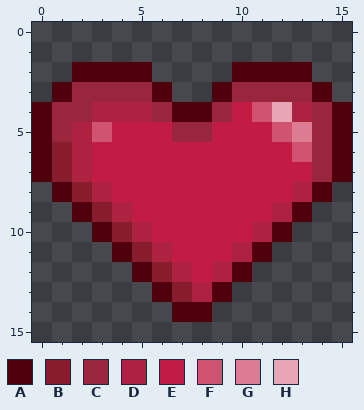
A pixel-art sprite gets an edit: assets/HD/heart_small.png. The picture above was drawn from the file before the commit.
The file is 320x320 pixels, drawn in blocks of 20x20; one block is one cell here.
Palette (. is transparent): A #50000c  B #861c2c  C #99263d  D #ac2240  E #c21c44  F #d05371  G #db7c93  H #e7a5b5
Pixels before, first column x 0:
 2 ..AAAA....AAAA..
 3 .ACCCCA..ACCCCA.
 4 ACCDDDCAACEFHDCA
 5 ACDFEEECCEEEFGCA
 6 ABDEEEEEEEEEEFCA
 7 ABDEEEEEEEEEEECA
 8 .ABDEEEEEEEEEDA.
 9 ..ABDEEEEEEEDA..
10 ...ABDEEEEEDA...
11 ....ABDEEEDA....
12 .....ABDEDA.....
13 ......ABDA......
14 .......AA.......
The same view after the edit:
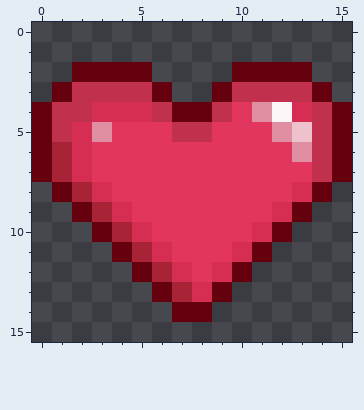
The edit:
colour A: #50000c -> #65000f
colour B: #861c2c -> #a92337
colour C: #99263d -> #c1304d
colour D: #ac2240 -> #d62e52
colour E: #c21c44 -> #e2365f
colour F: #d05371 -> #e08ea2
colour G: #db7c93 -> #eec2cd
colour H: #e7a5b5 -> #fdf6f8
Where, in picture pixels (left, top, right, bottom), the same in both pictures:
changed: (32, 62, 352, 322)
